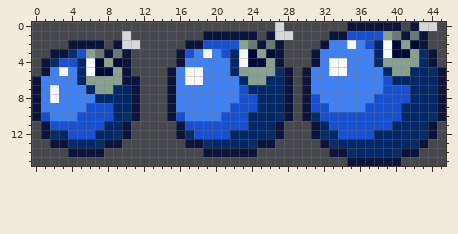
A pixel-art sprite gets an edit: Elevation/resources/bombBlue.png. The first picture shows the starting point.
The file is 46x16 pixels.
After the commit:
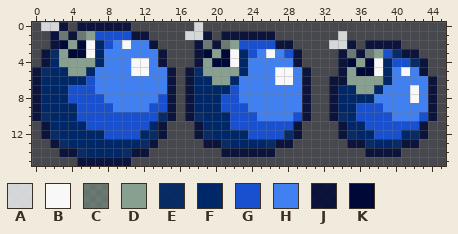
Palette (. is transparent): A #f8f8f8cf  B #f8f8f8  C #88a0908f  D #88a090  E #002868df  F #002868  G #1850d0  H #4080f0  J #000838cf  K #000838
The edit:
Changed rows in their new state; - is an unchanged pixel.
first column x 0:
 0 -AAJ-JJJJJJ-------A--------.-------......-...-
 1 --JCJCDGGGGJJ----AA-.----J-..----.A.........--
 2 --JKDKBFGHBHHJ---.-CJCDGGGG-J---.AAJ.JJJJ...--
 3 -JEDKKBFHHHHHHJ-..JKDKBFGHBHGJ-...JCJCDGEJJ..-
 4 --FDDDDFHHHBBHJ-..JDKKBFHHHHHJ-...JKDKBFGGEJ.-
 5 JEFFDDFHHHHBBHH-.JEDDDDFHHHBBH-...JDKKB-HBHJ..
 6 -FFFF-GHHHHHHHH-.JFFDDFHHHHBBH-..JJDDDDFHHHHJ.
 7 -FFFGGGHHHHHHHH-.JFFFFGHHHHHHH-..JFFDDFHHHBHJ.
 8 -FFFGGGGHHHHHHG-.JFFFGGHHHHHHH-..JFFFFHHHHBHJ.
 9 -FFFFG---HHHHGG-.JFFFG--HHHHHH-..JFFG--HHHHHJ.
10 -EFFF----GGGGGE-.JEFFF--GHHHHG-..JEF----HHHGJ.
11 --FFFF--GGGGGFJ-..JFFF--GGGGGJ-...JFF---GGGJ.-
12 ----FFF-GGGGFEJ-..JEFF--GGGGEJ-...JEFFGGG-EJ.-
13 ---EF--FFFFFEJ---..JJE--FFEJJ---...JJE--EJJ.--
14 ---J-EFFFFEJJ------..----JJ------....JJJJ..---
15 -----JJJJJJ------------------------......-----
